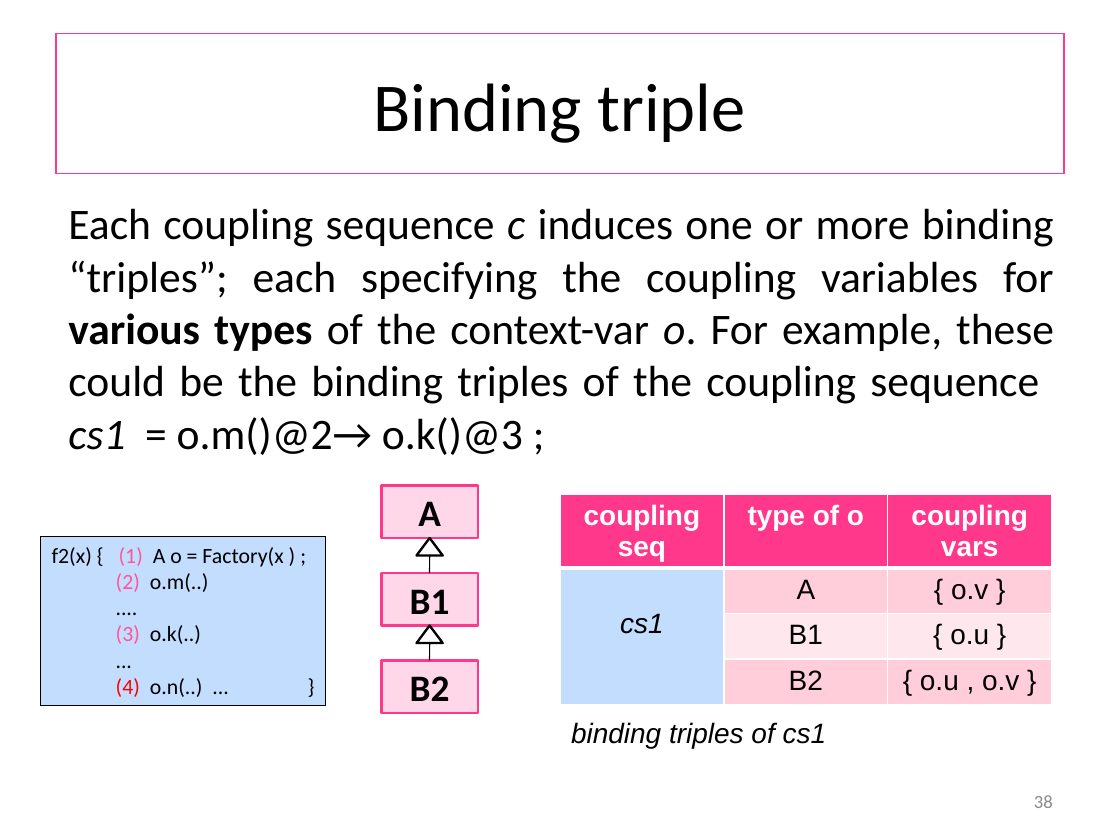
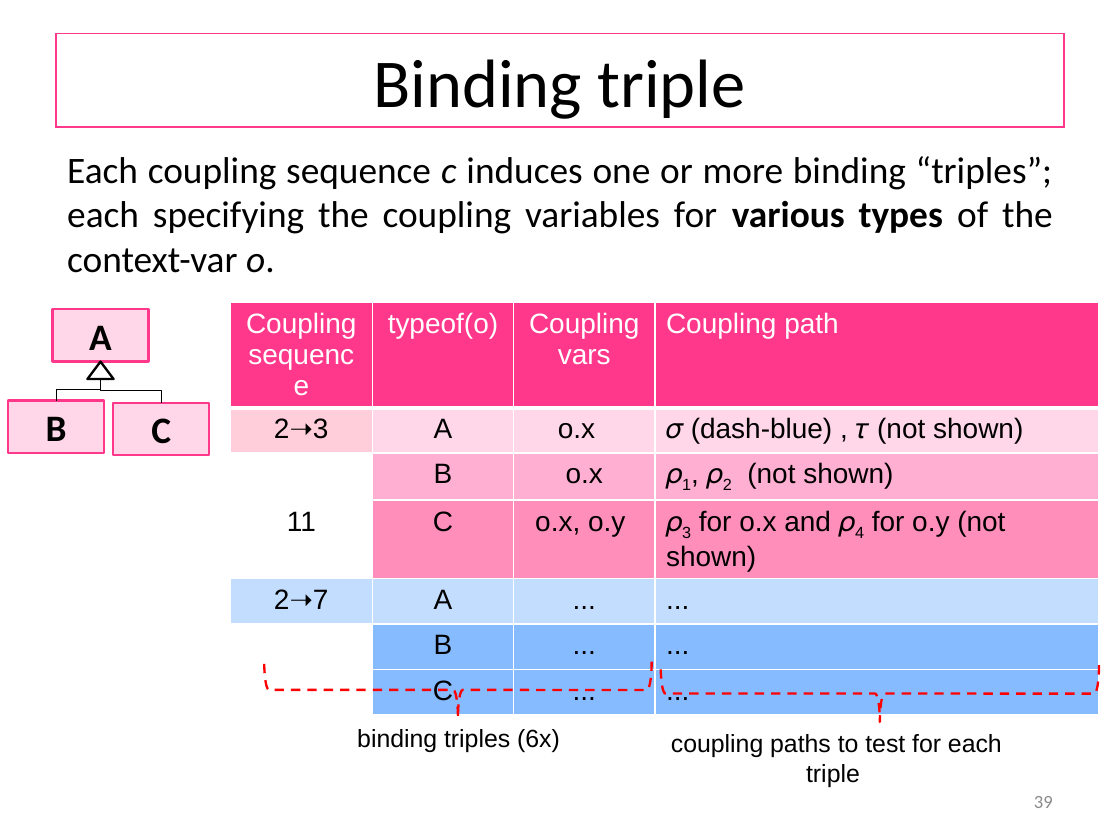
Before and after one commit to wooshrow/b3stv, a slide deck: slide 39 of slides/dfbt.pptx (slide 38 before the commit). Drawn at 1120x840 pixels with LibreOffice and Linux fonts; fonts in the diff are those of the drawing. Boxes give left, top, right and bottom in pixels: in the first picture for what was removed or moved away, otherwise in the second. Text is boxed around its words. In the diff, an @@ line names an element or a change of style, - is before the commit and + after.

```diff
--- a/slides/dfbt.pptx
+++ b/slides/dfbt.pptx
@@ title "Binding triple": place and size @@
-title "Binding triple" at <box>56,34,1064,174</box>
+title "Binding triple" at <box>56,34,1064,127</box>
@@ text at <box>67,156,1053,273</box>: text changed; size 28 to 24 pt @@
-Each coupling sequence c induces one or more binding “triples”; each specifying the coupling variables for various types of the context-var o. For example, these could be the binding triples of the coupling sequence
-cs1 = o.m()@2→ o.k()@3 ;
+Each coupling sequence c induces one or more binding “triples”; each specifying the coupling variables for various types of the context-var o.
@@ rectangle "A": place and size @@
-rectangle "A" at <box>382,485,478,538</box>
+rectangle "A" at <box>53,309,149,362</box>
@@ table added at <box>231,302,1100,705</box>, 7 rows, 4 columns @@
+Coupling sequence | typeof(o) | Coupling vars | Coupling path
+2➝3 | A | o.x | 𝜎 (dash-blue) , 𝜏 (not shown)
+ | B | o.x | 𝜌1, 𝜌2 (not shown)
+11 | C | o.x, o.y | 𝜌3 for o.x and 𝜌4 for o.y (not shown)
+2➝7 | A | ... | ...
+ | B | ... | ...
+ | C | ... | ...
@@ elbow line added from (101, 379) to (56, 401), #000000 0.75 pt @@
@@ triangle: place and size @@
-triangle at <box>417,538,442,556</box>
+triangle at <box>87,362,113,380</box>
@@ elbow line added from (101, 379) to (161, 403), #000000 0.75 pt @@
@@ rectangle added at <box>8,401,104,454</box>, fill #FFD7E8, outline #FF388C 1.5 pt, 24 pt, text #000000, bold @@
+B
@@ rectangle added at <box>113,403,209,456</box>, fill #FFD7E8, outline #FF388C 1.5 pt, 24 pt, text #000000, bold @@
+C
@@ table removed at <box>560,494,1051,709</box>, 4 rows, 3 columns @@
-coupling seq | type of o | coupling vars
-cs1 | A | { o.v }
- | B1 | { o.u }
- | B2 | { o.u , o.v }
@@ rectangle removed at <box>40,536,326,706</box> @@
-f2(x) { (1) A o = Factory(x ) ;
-(2) o.m(..)
-....
-(3) o.k(..)
-...
-(4) o.n(..) ... }
@@ line removed from (430, 573) to (430, 556) @@
@@ rectangle removed at <box>382,573,478,626</box> @@
-B1
@@ triangle removed at <box>417,625,442,643</box> @@
@@ line removed from (430, 661) to (430, 643) @@
@@ right brace added at <box>265,661,652,718</box>, outline #FF0000 1.5 pt dashed @@
@@ rectangle removed at <box>382,661,478,713</box> @@
-B2
@@ right brace added at <box>661,665,1099,722</box>, outline #FF0000 1.5 pt dashed @@
@@ text at <box>357,729,560,752</box>: text changed; size 18 to 16 pt; italic off @@
-binding triples of cs1
+binding triples (6x)
@@ text added at <box>671,734,1002,787</box>, 16 pt, text #000000 @@
+coupling paths to test for each triple
@@ page number at <box>1034,796,1053,808</box>: text changed @@
-38
+39
```
Also in this commit, not shown: 16 other slides changed, 2 slides added, 1 slide removed, 12 other files.
